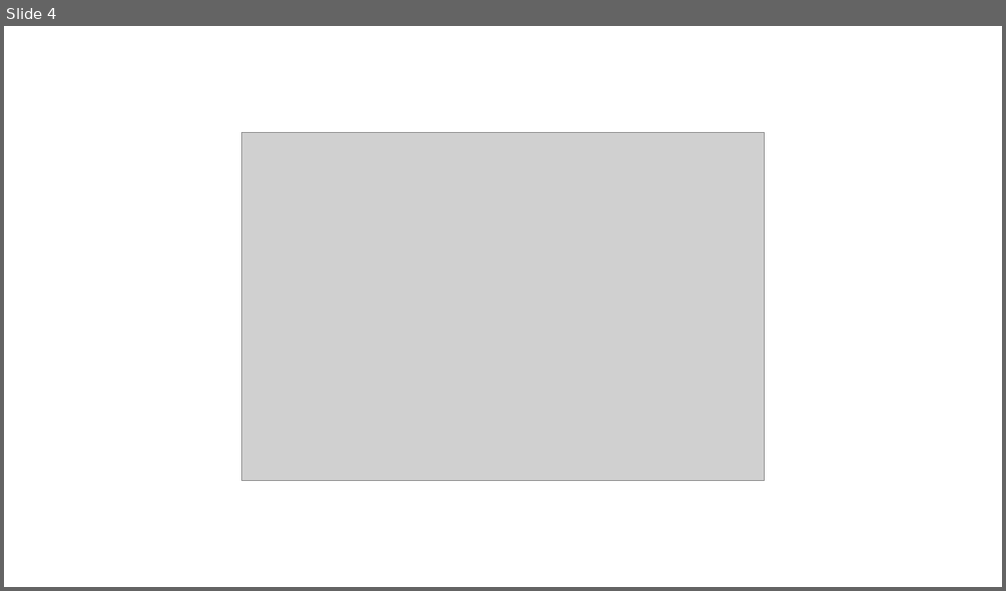
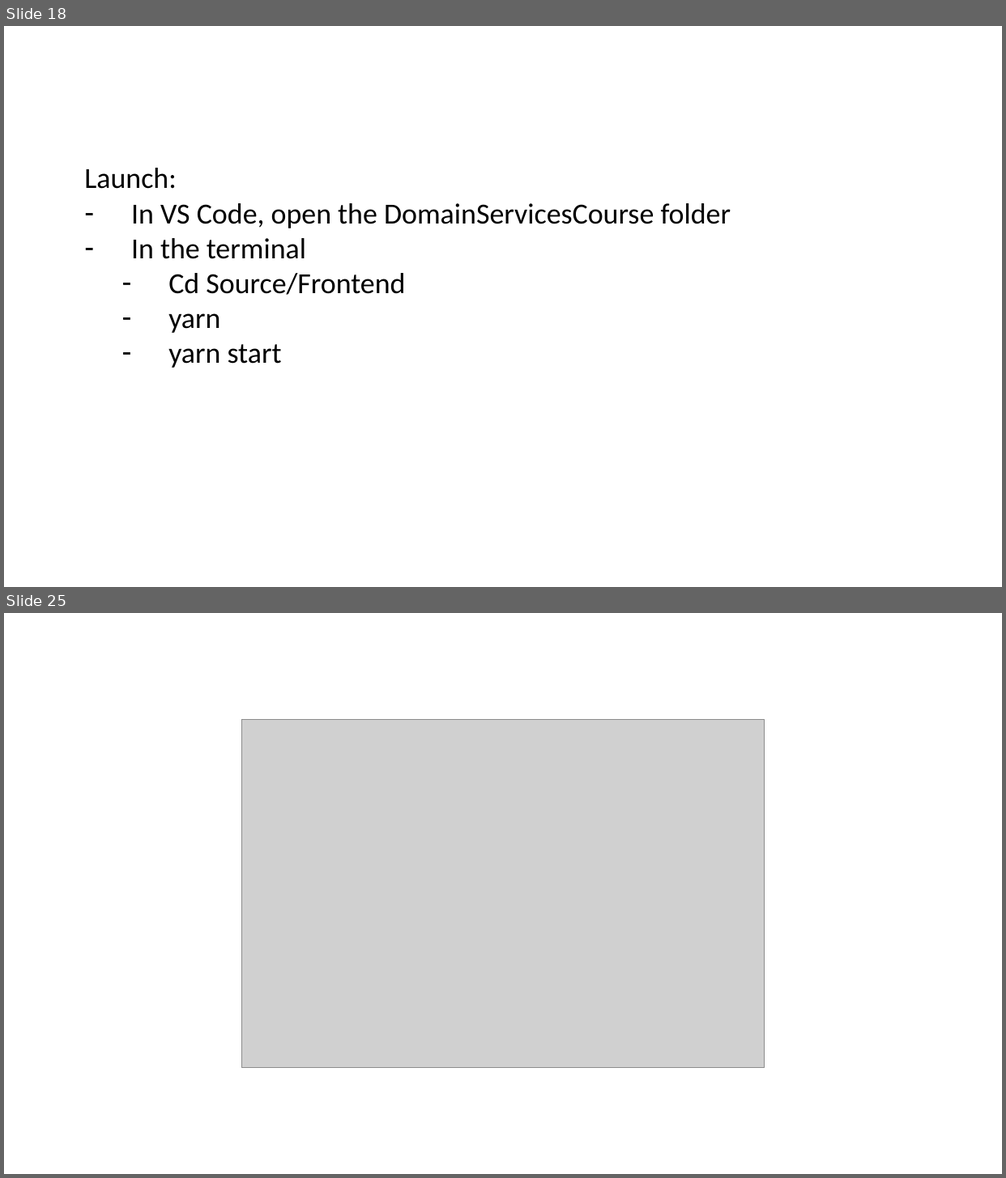
Before and after one commit to DHI/DomainServicesCourse, a slide deck: Presentations/DS-course-4-frontend.pptx. Shown one above the other, each under a label of ours: slide 4 before the commit, slides 18 and 25 after it; the slides between them are not shown. The pictures are 1006x591 and 1006x1178 pixels, drawn with LibreOffice and Linux fonts; fonts in the diff are those of the drawing; grey boxes stand for pictures. Boxes give left, top, right and bottom in pixels: in the first picture for what was removed or moved away, otherwise in the second. Text is boxed around its words. In the diff, an @@ line names an element or a change of style, - is before the commit and + after.

```diff
--- a/Presentations/DS-course-4-frontend.pptx
+++ b/Presentations/DS-course-4-frontend.pptx
@@ slide 18 added at (4,26,1002,587), background #FFFFFF @@
@@ text added at (84,168,731,368), 28 pt, text #000000 @@
+Launch:
+– In VS Code, open the DomainServicesCourse folder
+– In the terminal
+  – Cd Source/Frontend
+  – yarn
+  – yarn start
@@ what was slide 4 is now slide 25 @@
```
Also in this commit, not shown: 1 slide changed, 20 other slides added, 11 slides removed, 6 other files.
